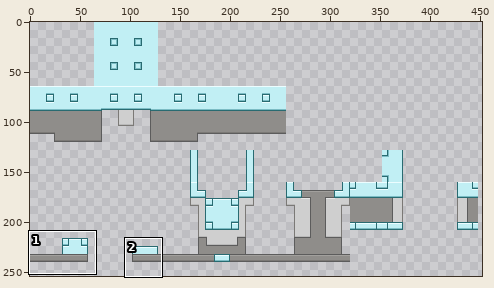
Edited in one commit: sprite sheet (Tomaszon Simplistic Pack/assets/minecraft/textures/models/armor/diamond_layer_1.png). Above, an overview of the earlier version with the close-up marked.
Close-up. Before the commit:
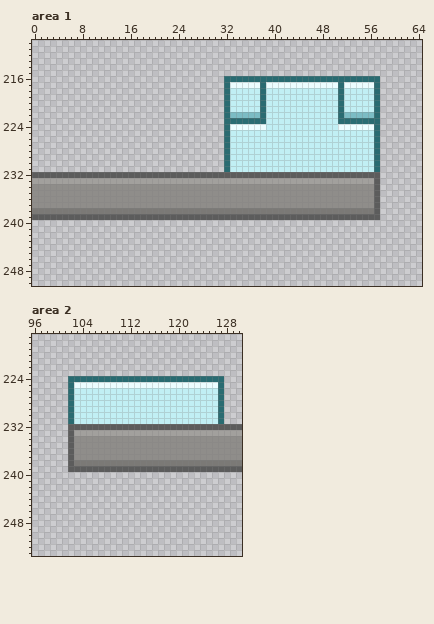
The file is 512x256 pixels. Shown: area 1: x 0..64, y 210..250; area 2: x 96..130, y 217..253. The wide view leaves out empty margins.
The result:
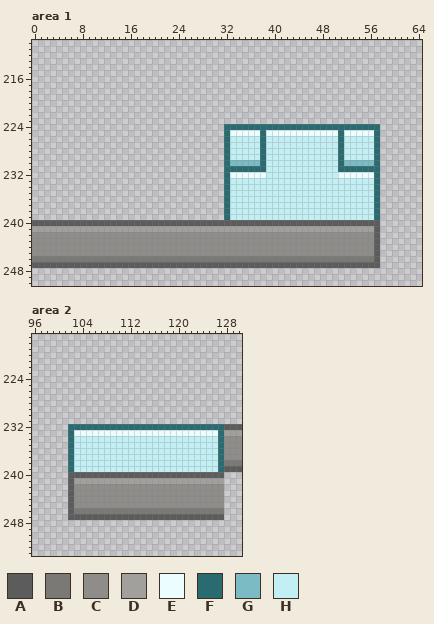
Palette (. is transparent): A #5c5c5c  B #7b7976  C #8f8d8a  D #a2a09d  E #ecfdff  F #296b71  G #7bbcc4  H #c1eff4
From old to new:
Area 1:
Colour A is added in row 240 at x 0 to 57; in rows 241 to 246 at x 57; in row 247 at x 0 to 57.
Colour B is added in row 246 at x 0 to 56.
Colour C is added in rows 242 to 245 at x 0 to 56.
Colour D is added in row 241 at x 0 to 56.
Colour E replaces colour A in row 232 at x 33 to 38 and 51 to 56.
Colour E replaces colour H in row 225 at x 33 to 37, 39 to 50 and 52 to 56.
Colour F replaces colour A in row 232 at x 32 and 57; in rows 233 to 238 at x 57; in row 239 at x 32 and 57.
Colour F replaces colour B in row 238 at x 32.
Colour F replaces colour C in rows 234 to 237 at x 32.
Colour F replaces colour D in row 233 at x 32.
Colour F replaces colour E in row 224 at x 33 to 38 and 51 to 56.
Colour F replaces colour H in row 224 at x 39 to 50; in rows 225 to 230 at x 38 and 51; in row 231 at x 33 to 38 and 51 to 56.
Colour G replaces colour H in row 230 at x 33 to 37 and 52 to 56.
Colour H replaces colour A in row 232 at x 39 to 50; in row 239 at x 33 to 56.
Colour H replaces colour B in row 238 at x 33 to 56.
Colour H replaces colour C in rows 234 to 237 at x 33 to 56.
Colour H replaces colour D in row 233 at x 33 to 56.
The author cleared colour A in row 232 at x 0 to 31; in row 239 at x 0 to 31.
The author cleared colour B in row 238 at x 0 to 31.
The author cleared colour C in rows 234 to 237 at x 0 to 31.
The author cleared colour D in row 233 at x 0 to 31.
The author cleared colour E in row 217 at x 33 to 37, 39 to 50 and 52 to 56.
The author cleared colour F in row 216 at x 32 to 57; in rows 217 to 222 at x 32, 38, 51 and 57; in row 223 at x 32 to 38 and 51 to 57.
The author cleared colour G in row 222 at x 33 to 37 and 52 to 56.
The author cleared colour H in rows 218 to 221 at x 33 to 37, 39 to 50 and 52 to 56; in rows 222 to 223 at x 39 to 50.
Area 2:
Colour A is added in row 240 at x 102 to 127; in rows 241 to 246 at x 102; in row 247 at x 102 to 127.
Colour B is added in row 246 at x 103 to 127.
Colour C is added in rows 242 to 245 at x 103 to 127.
Colour D is added in row 241 at x 103 to 127.
Colour E replaces colour D in row 233 at x 103 to 126.
Colour F replaces colour A in row 232 at x 102 to 127; in rows 233 to 238 at x 102; in row 239 at x 102 and 127.
Colour F replaces colour B in row 238 at x 127.
Colour F replaces colour C in rows 234 to 237 at x 127.
Colour F replaces colour D in row 233 at x 127.
Colour H replaces colour A in row 239 at x 103 to 126.
Colour H replaces colour B in row 238 at x 103 to 126.
Colour H replaces colour C in rows 234 to 237 at x 103 to 126.
The author cleared colour E in row 225 at x 103 to 126.
The author cleared colour F in row 224 at x 102 to 127; in rows 225 to 231 at x 102 and 127.
The author cleared colour H in rows 226 to 231 at x 103 to 126.
Pixel boxes of the changes (left, top, right, bottom) in both close-ups:
changed: (32, 76, 380, 268)
changed: (68, 376, 224, 520)
